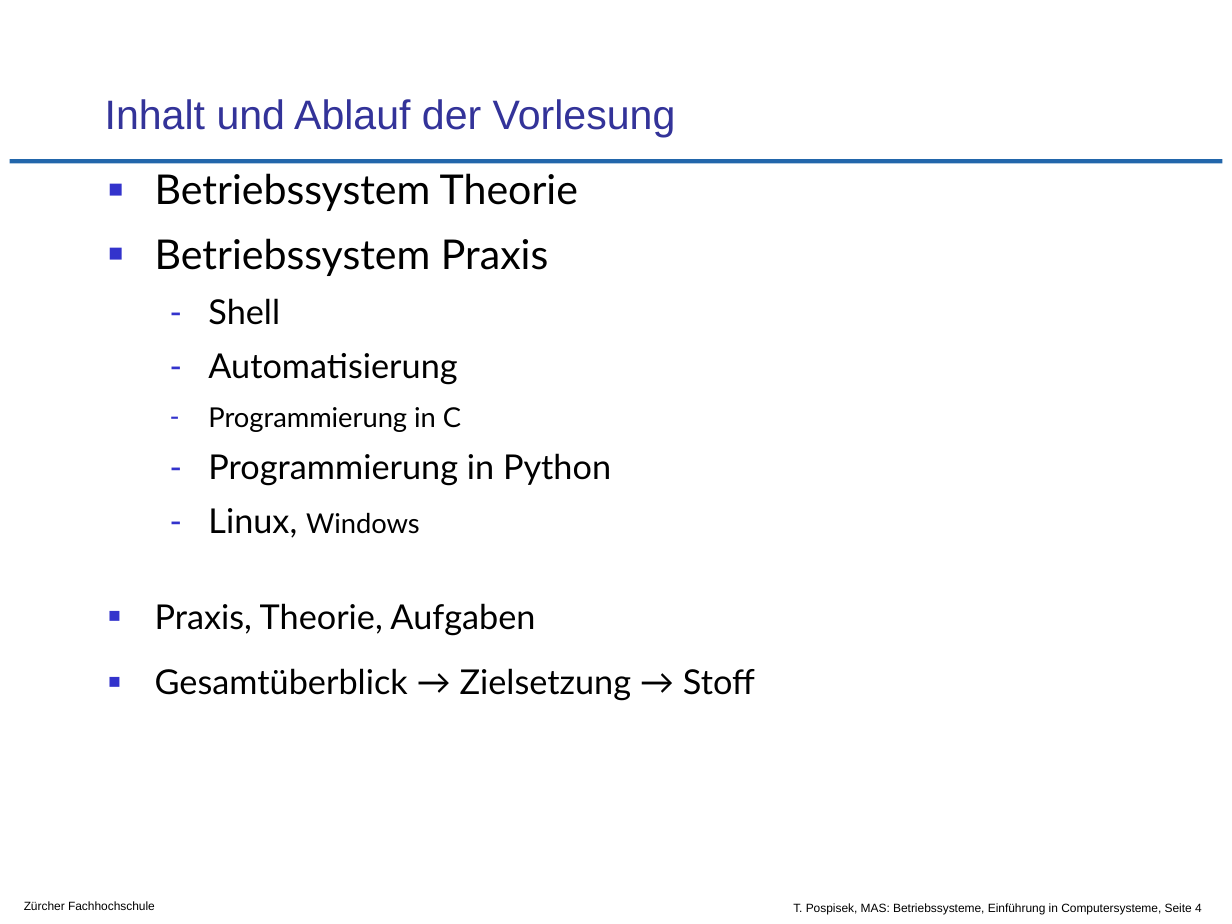
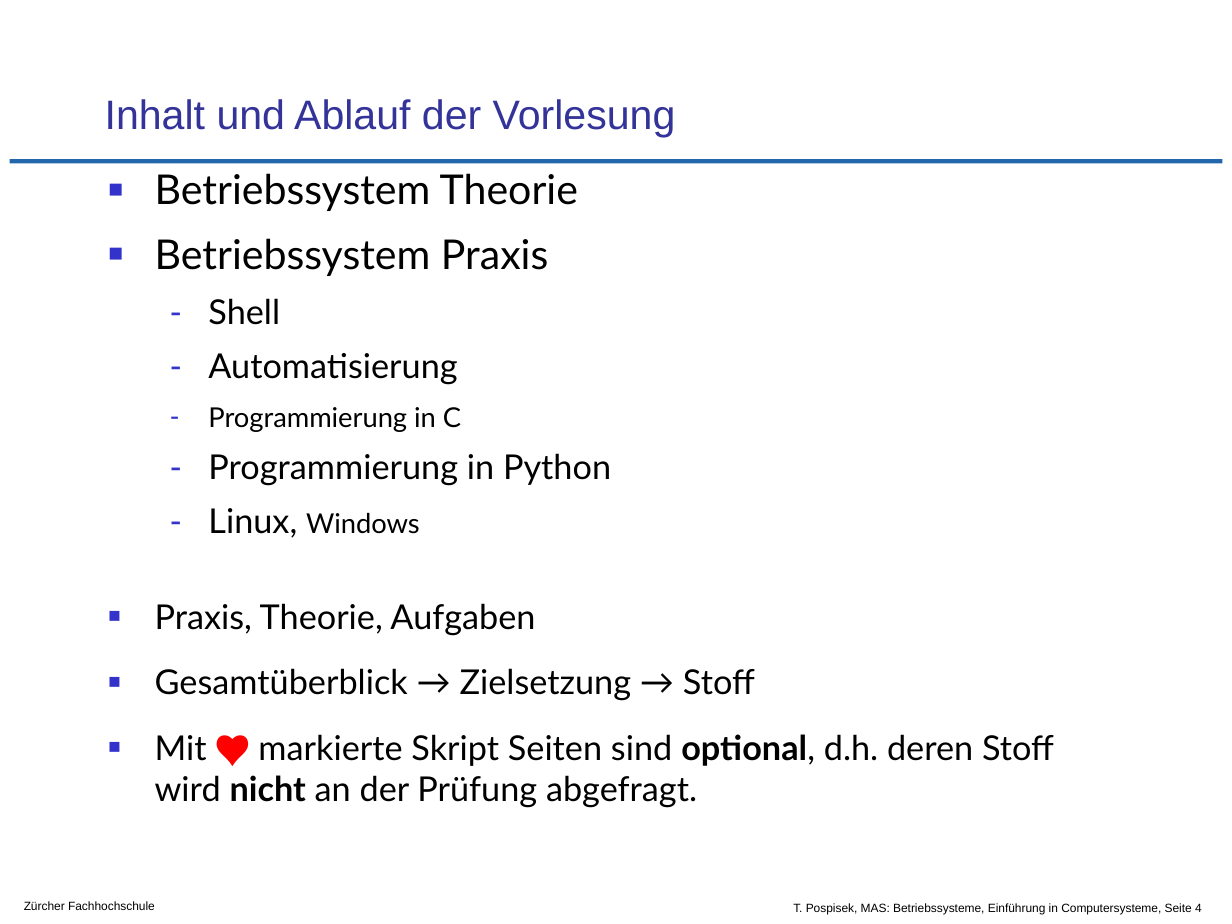
Before and after one commit to tpo/betriebssysteme, a slide deck: slide 4 of 01-1_Einführung_in_Computersysteme.odp. Drawn at 1232x924 pixels with LibreOffice and Linux fonts; fonts in the diff are those of the drawing; background and template pictures are left out. Boxes give left, top, right and bottom in pixels: in the first picture for what was removed or moved away, otherwise in the second. Text is boxed around its words. In the diff, an @@ line names an element or a change of style, - is before the commit and + after.

Commit message:
nicht prüfungsrelevante Seiten mit einem ♥️ markiert

```diff
--- a/01-1_Einführung_in_Computersysteme.odp
+++ b/01-1_Einführung_in_Computersysteme.odp
@@ text at bbox=[155, 734, 1054, 807]: paragraph added @@
+■ Mit ♥️ markierte Skript Seiten sind optional, d.h. deren Stoff wird nicht an der Prüfung abgefragt.
```
Also in this commit, not shown: 5 other slides changed, 53 other files.
